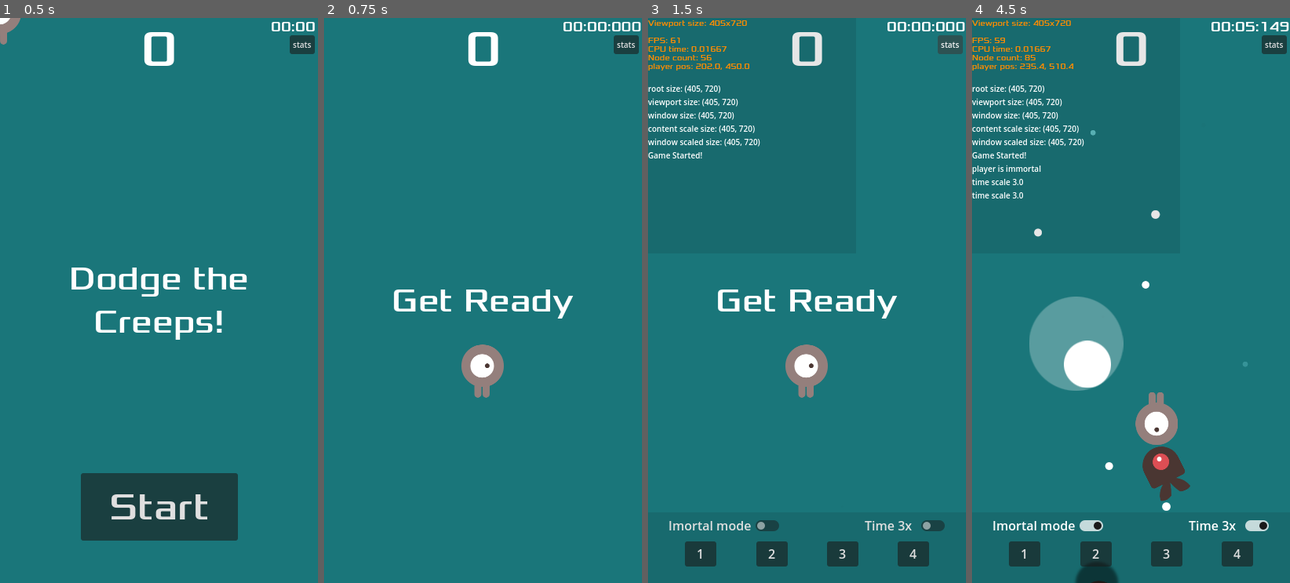
Above: before the commit, frames 1-4 (left to right).
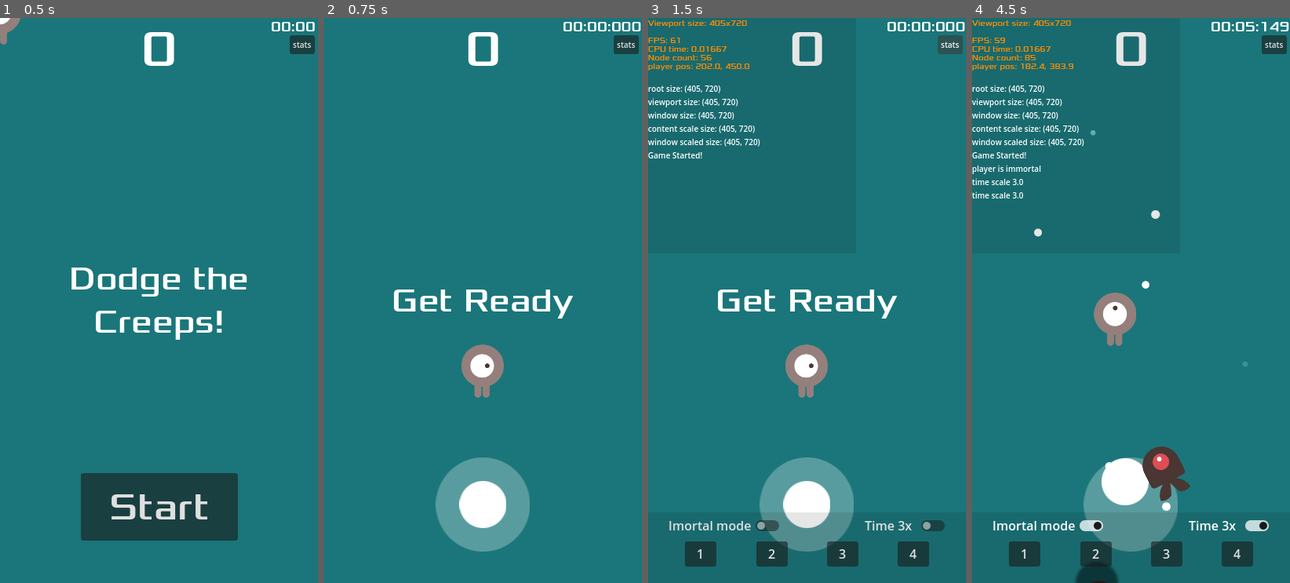
Above: after the commit, the same moments.

Repository: azevedoruan/DodgeTheCreeps
Game: Godot game, scene res://scenes/Main.tscn
Two runs of this game, one before a commit and one after it. Both use one fixed random seed, a clock stepped at 60 frames per second and the inputs below.
Inputs (mouse positions are in pixels of both pictures, inside the frame that each line leads up to):
- Up to frame 1 (0.5 s): no input
- Up to frame 2 (0.75 s): click "Start" at 0.5 s
- Up to frame 3 (1.5 s): click "stats" at 1.25 s
- Up to frame 4 (4.5 s): click "Imortal mode" at 2 s; move the mouse to (1200, 272) at 2.77 s; hold Right (move_right) 2.78-3.5 s; tap T (time_scale) at 2.85 s; click (1200, 272) at 2.92 s; click "Time 3x" at 3.5 s; drag from (1067, 328) to (1165, 503) at 4.27 s

Frame 1 is identical in both runs. In frame 2, 3.9% of the frame differs, in the area x 35-65%, y 77-95%; in frame 3, 3.9%; in frame 4, 8.7%, in the area x 15-65%, y 8-95%.

Commit message:
mobEventFourth implementado e joyStick reposicionado para ficar estatico

Diff:
--- /dev/null
+++ b/resources/mob_event_fourth.tres
@@ -0,0 +1,7 @@
+[gd_resource type="Resource" script_class="MobEventFourth" load_steps=2 format=3 uid="uid://dxxdyonrep8ne"]
+
+[ext_resource type="Script" path="res://scripts/resources/mobEventFourth.gd" id="1_qjd6p"]
+
+[resource]
+resource_name = "sem saida"
+script = ExtResource("1_qjd6p")
--- a/scenes/Main.tscn
+++ b/scenes/Main.tscn
@@ -20,6 +20,7 @@
 [ext_resource type="Script" path="res://scripts/MobsEventHandler.gd" id="12_urh7m"]
 [ext_resource type="PackedScene" uid="uid://cx2ltcncghsm6" path="res://scenes/MobFollower.tscn" id="12_w6318"]
 [ext_resource type="Resource" uid="uid://cfjb5mmjtr6i3" path="res://resources/mob_event_third.tres" id="13_q2wx6"]
+[ext_resource type="Resource" uid="uid://dxxdyonrep8ne" path="res://resources/mob_event_fourth.tres" id="14_1epfv"]
 
 [node name="Main" type="Node"]
 script = ExtResource("1_ejntv")
@@ -40,7 +41,7 @@
 
 [node name="MobsEventHandler" type="Node" parent="."]
 script = ExtResource("12_urh7m")
-events = Array[Resource("res://scripts/resources/mobEventAbstract.gd")]([ExtResource("11_em6as"), ExtResource("12_4dtth"), ExtResource("13_q2wx6")])
+events = Array[Resource("res://scripts/resources/mobEventAbstract.gd")]([ExtResource("11_em6as"), ExtResource("12_4dtth"), ExtResource("14_1epfv"), ExtResource("13_q2wx6")])
 
 [node name="JoyStickHandler" type="Node" parent="."]
 script = ExtResource("7_hdq0m")
--- a/scripts/JoyStickHandler.gd
+++ b/scripts/JoyStickHandler.gd
@@ -20,10 +20,10 @@
 	joy_stick_instance = joy_stick.instantiate() as Node2D
 	joy_stick_instance.visible = false
 
-	# add instância do joy_stick para dentro de main
+	var start_pos: Vector2 = MyUtility.get_window_scaled()
+	joy_stick_instance.position = Vector2(start_pos.x / 2, start_pos.y - 100)
 	get_parent().add_child.call_deferred(joy_stick_instance)
 
-	# seleciona o Stick
 	stick = joy_stick_instance.get_node("Base/Stick") as Sprite2D
 
 
@@ -31,11 +31,9 @@
 	# mostra e esconde o joy_stick na posição do toque na tela
 	if event is InputEventScreenTouch:
 		if event.is_pressed():
-			joy_stick_instance.position = Vector2(event.position.x, event.position.y)
 			joy_stick_instance.visible = true
 			event_index = event.index
 		elif event.is_released():
-			joy_stick_instance.visible = false
 			stick.position = Vector2.ZERO
 			direction = Vector2.ZERO
 
@@ -43,10 +41,6 @@
 		# calcula o tamanho e direcão do arrasto do toque na tela
 		distance = (joy_stick_instance.position).distance_to(event.position)
 		direction = (event.position - joy_stick_instance.position).normalized()
-
-		# joystick se move na direção do toque quando a distancia deste for muito longa
-		if distance > JOYSTICK_DISTANCE_LIMIT_RADIUS:
-			joy_stick_instance.position += direction * (distance - JOYSTICK_DISTANCE_LIMIT_RADIUS)
 
 		# limita a distancia para manter o stick dentro da base
 		if distance > STICK_DISTANCE_LIMIT_RADIUS:
@@ -64,3 +58,4 @@
 
 func _on_hud_start_game():
 	set_process_input(true)
+	joy_stick_instance.visible = true
--- a/scripts/MobsEventHandler.gd
+++ b/scripts/MobsEventHandler.gd
@@ -25,8 +25,10 @@
 
 	var tween: Tween = create_tween()
 	var event: MobEvent = events[event_index]
+
 	if not event.end_event.is_connected(_on_event_end):
 		event.end_event.connect(_on_event_end)
+
 	event.fire(mob_spawner, mob_spawn_pos, player, tween)
 	_event_count += 1
 
--- /dev/null
+++ b/scripts/resources/mobEventFourth.gd
@@ -0,0 +1,26 @@
+class_name MobEventFourth
+extends MobEvent
+
+
+func fire(mob_spawner: MobSpawner, mob_spawn_pos: MobSpawnPositionHandler, player, tween: Tween) -> void:
+	# meio da tela vertical
+	var mid_screen_y: float = MyUtility.get_window_scaled().y / 2
+	var mid_screen_x: float = MyUtility.get_window_scaled().x / 2
+
+	tween.tween_callback(func():
+		var pos: Positions = mob_spawn_pos.get_horizontal_positions("left", mid_screen_y)
+		mob_spawner.spawn_mob_follower(pos, player)
+
+		pos = mob_spawn_pos.get_horizontal_positions("rigth", mid_screen_y)
+		mob_spawner.spawn_mob_follower(pos, player)
+
+		pos = mob_spawn_pos.get_vertical_positions("top", mid_screen_x)
+		mob_spawner.spawn_mob_follower(pos, player)
+
+		pos = mob_spawn_pos.get_vertical_positions("bottom", mid_screen_x)
+		mob_spawner.spawn_mob_follower(pos, player)
+	)
+
+	tween.tween_callback(func():
+		end_event.emit()
+	).set_delay(5.0)
Not shown: 1 places in scenes/Main.tscn that only renumber resources
